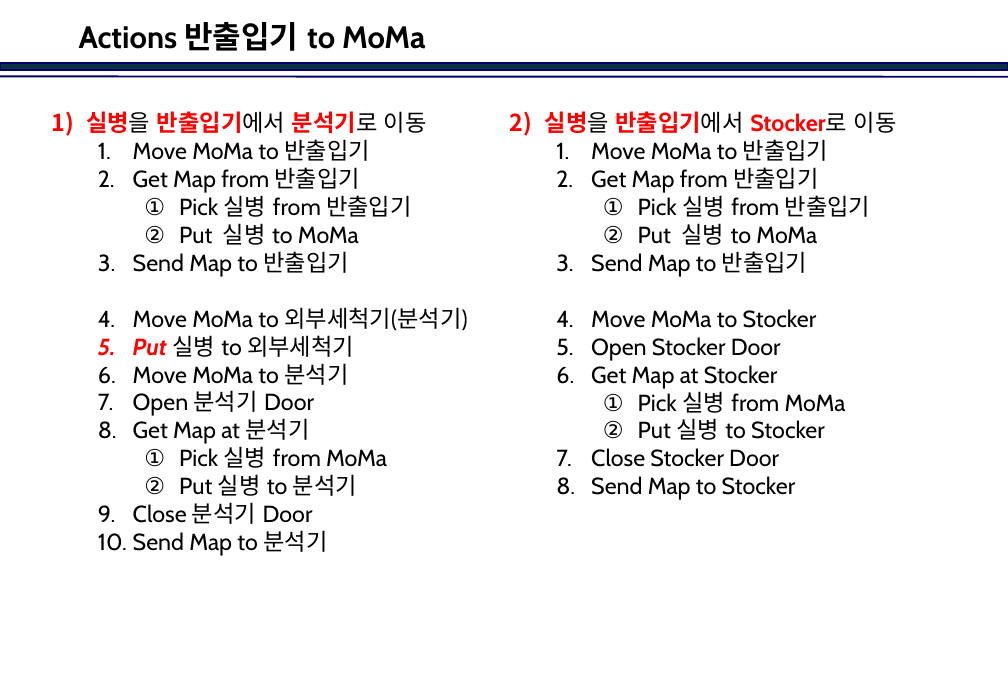
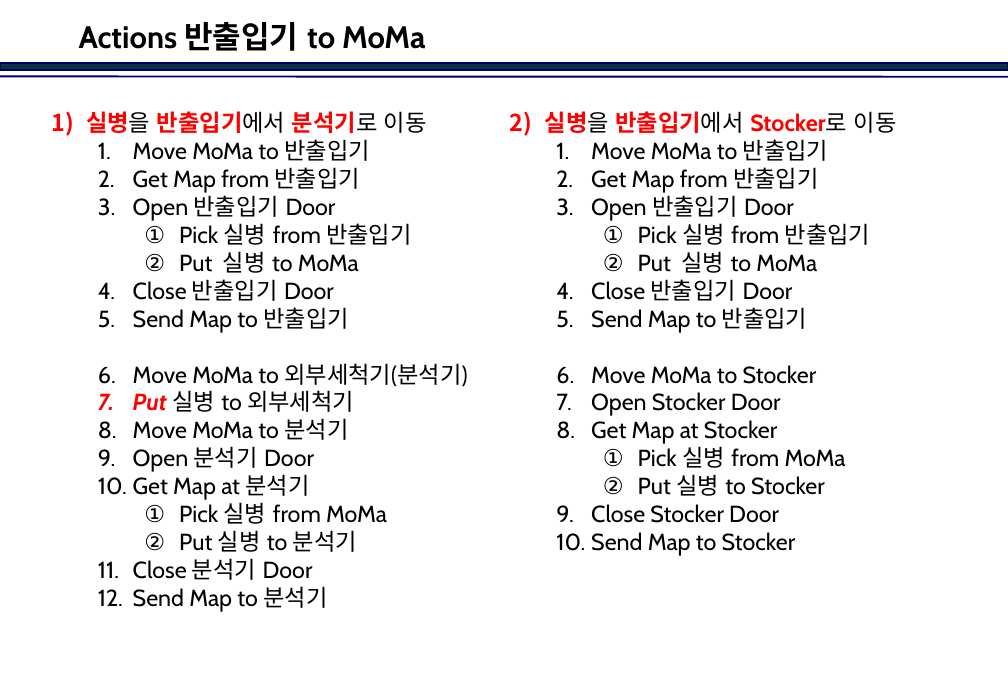
Before and after one commit to jinkabpark/SamickThk_Analysis, a slide deck: slide 17 of 허종원/Travel Scenario.pptx. Drawn at 1008x698 pixels with LibreOffice and Linux fonts; fonts in the diff are those of the drawing; background and template pictures are left out. Boxes give left, top, right and bottom in pixels: in the first picture for what was removed or moved away, otherwise in the second. Text is boxed around its words. In the diff, an @@ line names an element or a change of style, - is before the commit and + after.

```diff
--- a/허종원/Travel Scenario.pptx
+++ b/허종원/Travel Scenario.pptx
@@ text at (133,192,336,221): paragraph added @@
+  3. Open 반출입기 Door
@@ text at (591,192,794,221): paragraph added @@
+  3. Open 반출입기 Door
@@ text at (133,279,334,301): paragraph added @@
+  4. Close 반출입기 Door
@@ text at (591,279,793,301): paragraph added @@
+  4. Close 반출입기 Door
```
Also in this commit, not shown: 1 other slide changed, 1 slide added, 3 slides removed.
